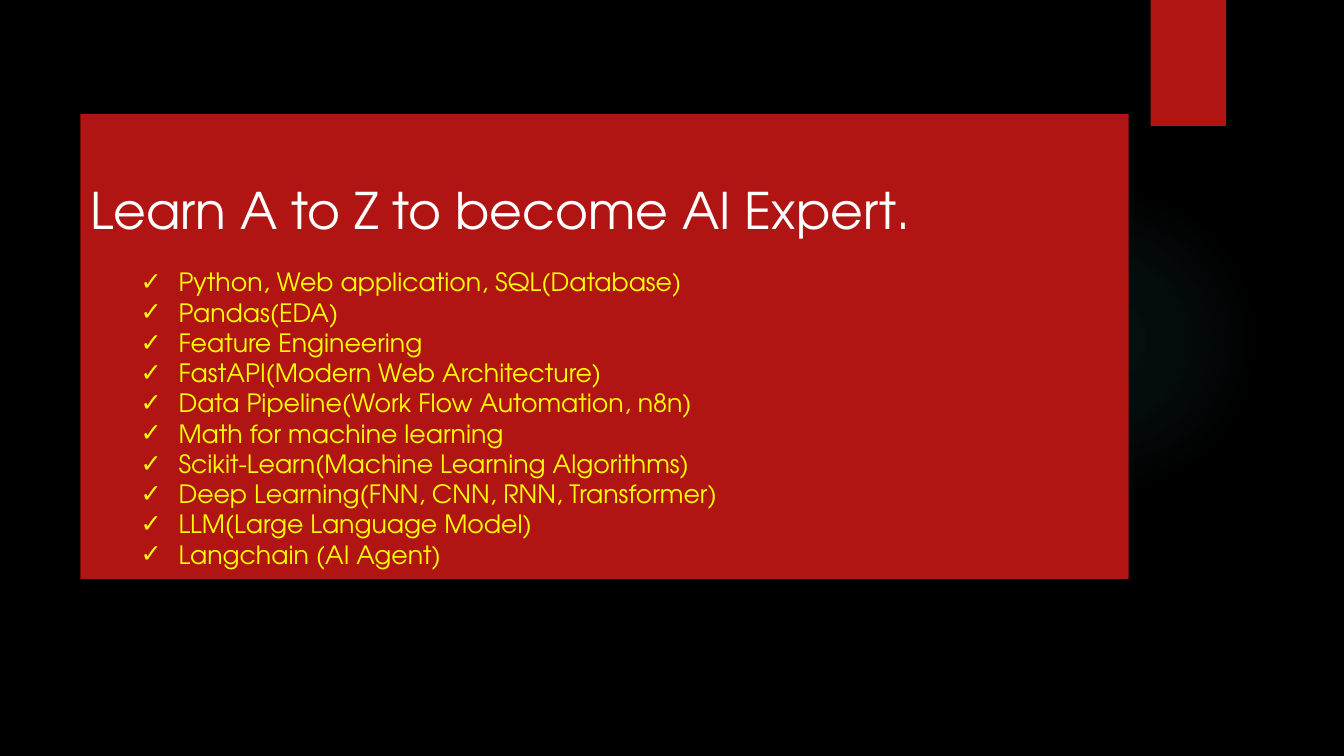
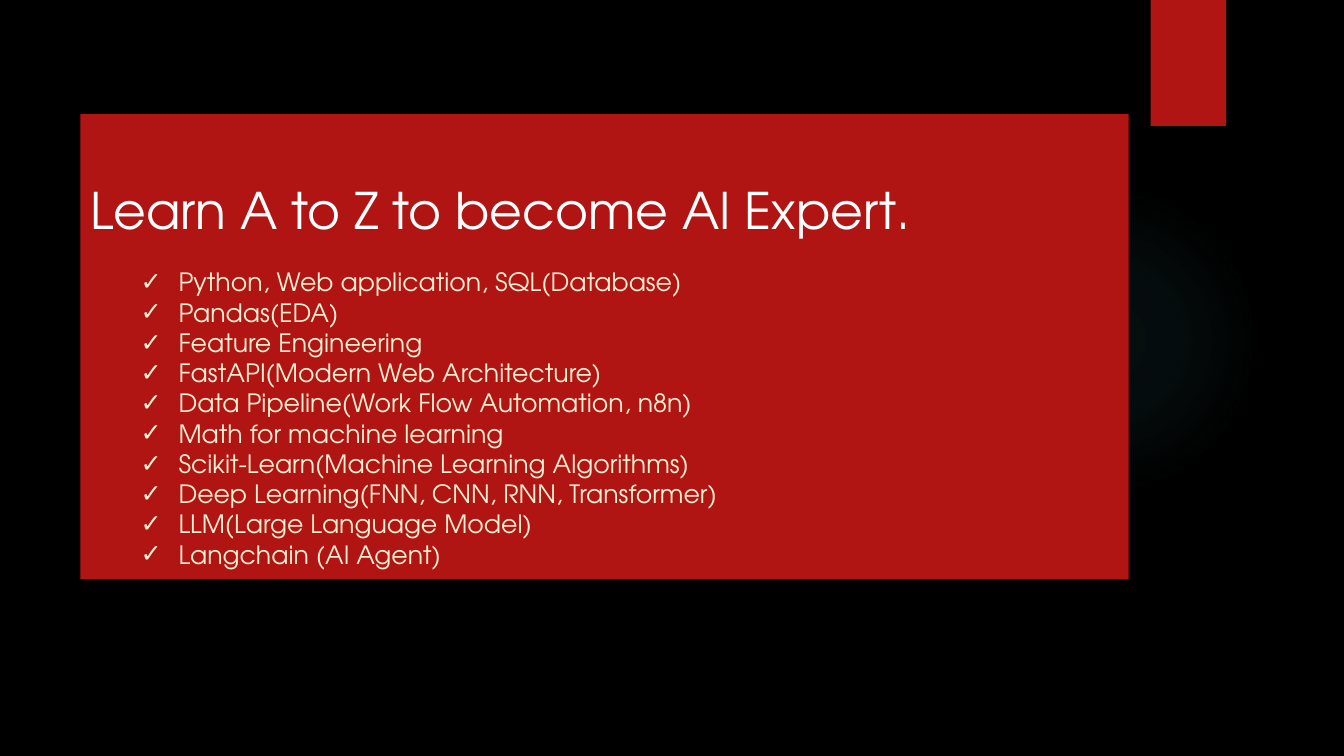
Before and after one commit to ancestor9/2026_Fall_AI-Literacy, a slide deck: slide 35 of AI Literacy.pptx. Drawn at 1344x756 pixels with LibreOffice and Linux fonts; fonts in the diff are those of the drawing; background and template pictures are left out. Boxes give left, top, right and bottom in pixels: in the first picture for what was removed or moved away, otherwise in the second. Text is boxed around its words. In the diff, an @@ line names an element or a change of style, - is before the commit and + after.

```diff
--- a/AI Literacy.pptx
+++ b/AI Literacy.pptx
@@ text in rectangle at (179, 272, 716, 570): text colour #FFFF00 to #FAF1D4 @@
```
